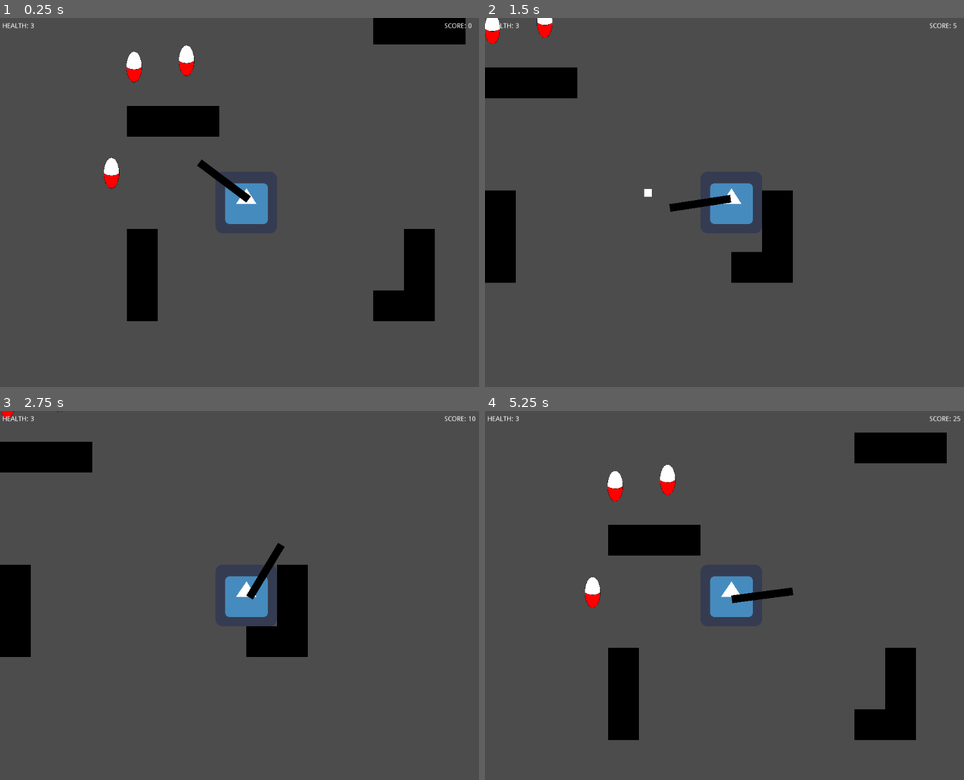
Above: before the commit, frames 1-4 (two rows, left to right).
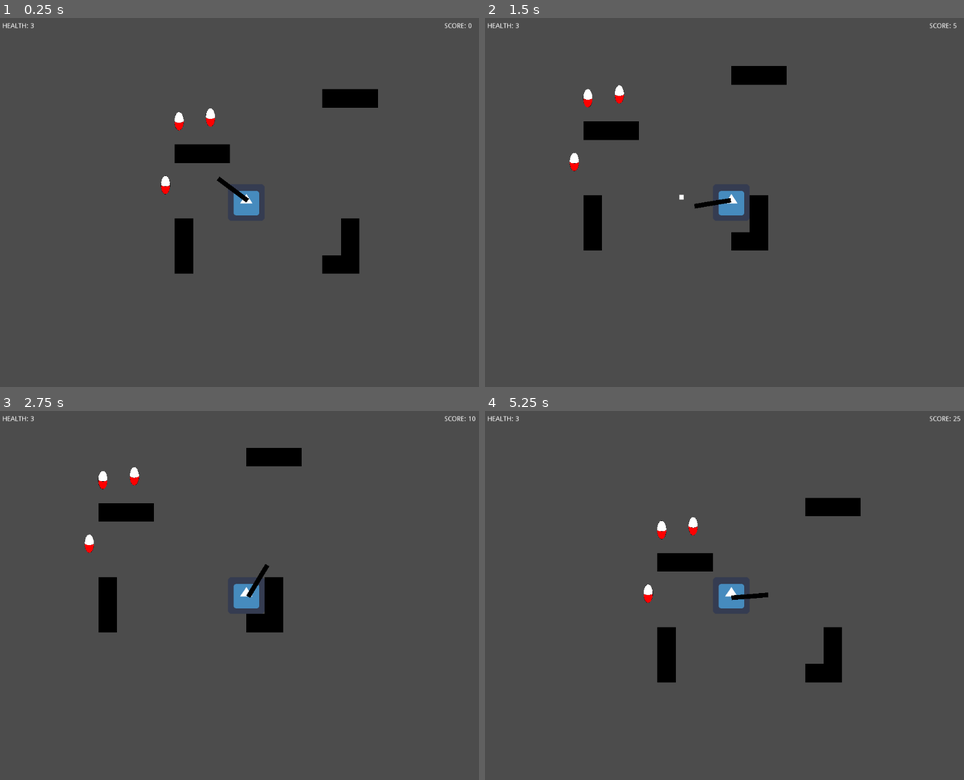
Above: after the commit, the same moments.

Repository: Develarooio/hoho-ohno
Game: Godot game, scene res://Levels/ClaytonTestLevel.tscn
Two runs of this game, one before a commit and one after it. Both use one fixed random seed, a clock stepped at 60 frames per second and the inputs below. The project has no main scene, so this scene is started directly. The engine's default icon, where the game draws it, is replaced by a stand-in: a white triangle on a blue panel in a dark square.
Inputs (mouse positions are in pixels of both pictures, inside the frame that each line leads up to):
- Up to frame 1 (0.25 s): no input
- Up to frame 2 (1.5 s): tap Enter at 0.5 s; move the mouse to (839, 184) at 0.52 s; hold D (right) 0.53-1.28 s; tap Space (dash) at 0.6 s; move the mouse to (633, 220) at 1.27 s; hold S (down) from 1.28 s (still down); click (633, 220) at 1.35 s
- Up to frame 3 (2.75 s): tap Space (dash) at 2, 2.1 s; move the mouse to (296, 514) at 2.02 s; release S (down) at 2.03 s; hold D (right) from 2.03 s (still down)
- Up to frame 4 (5.25 s): tap Enter at 2.75 s; move the mouse to (705, 669) at 2.77 s; release D (right) at 2.78 s; hold W (up) 2.78-3.53 s; click (705, 669) at 2.85 s; move the mouse to (877, 650) at 3.52 s; hold A (left) 3.53-5.03 s; tap Space (dash) at 3.6, 5, 5.1 s; move the mouse to (585, 540) at 4.27 s; click (585, 540) at 4.35 s; move the mouse to (758, 595) at 5.02 s; hold S (down) from 5.03 s (still down)

The runs differ from the first frame. In frame 1, 11% of the frame differs, in the area x 21-98%, y 0-83%; in frame 2, 9.0%; in frame 3, 8.3%; in frame 4, 11%, in the area x 20-97%, y 5-90%.

Commit message:
camera zooms with insanity

Diff:
--- a/Ghosty/GhostySpawnPoint.tscn
+++ b/Ghosty/GhostySpawnPoint.tscn
@@ -2,7 +2,7 @@
 
 [ext_resource path="res://GhostySpawnPoint.gd" type="Script" id=1]
 
-[node name="GhostySpawnPoint" type="Node2D" index="0"]
+[node name="GhostySpawnPoint" type="Node2D"]
 
 script = ExtResource( 1 )
 spawn_low = 15
--- /dev/null
+++ b/Player/Camera2D.gd
@@ -0,0 +1,6 @@
+extends Camera2D
+
+func _process(delta):
+	var insanity = (float(GAME_STATE.insanity)/100 + .6)
+	zoom.x = 1/insanity
+	zoom.y = 1/insanity
--- a/Player/Player.tscn
+++ b/Player/Player.tscn
@@ -1,8 +1,9 @@
-[gd_scene load_steps=5 format=2]
+[gd_scene load_steps=6 format=2]
 
 [ext_resource path="res://Player/Player.gd" type="Script" id=1]
 [ext_resource path="res://icon.png" type="Texture" id=2]
 [ext_resource path="res://Player/Gun/Gun.tscn" type="PackedScene" id=3]
+[ext_resource path="res://Player/Camera2D.gd" type="Script" id=4]
 
 [sub_resource type="RectangleShape2D" id=1]
 
@@ -58,7 +59,7 @@
 anchor_mode = 1
 rotating = false
 current = true
-zoom = Vector2( 1, 1 )
+zoom = Vector2( 1.5, 1.5 )
 limit_left = -10000000
 limit_top = -10000000
 limit_right = 10000000
@@ -77,6 +78,7 @@
 editor_draw_screen = true
 editor_draw_limits = false
 editor_draw_drag_margin = false
+script = ExtResource( 4 )
 _sections_unfolded = [ "Drag Margin", "Limit", "Smoothing" ]
 
 [connection signal="timeout" from="DashCoolDown" to="." method="_on_DashCoolDown_timeout"]
